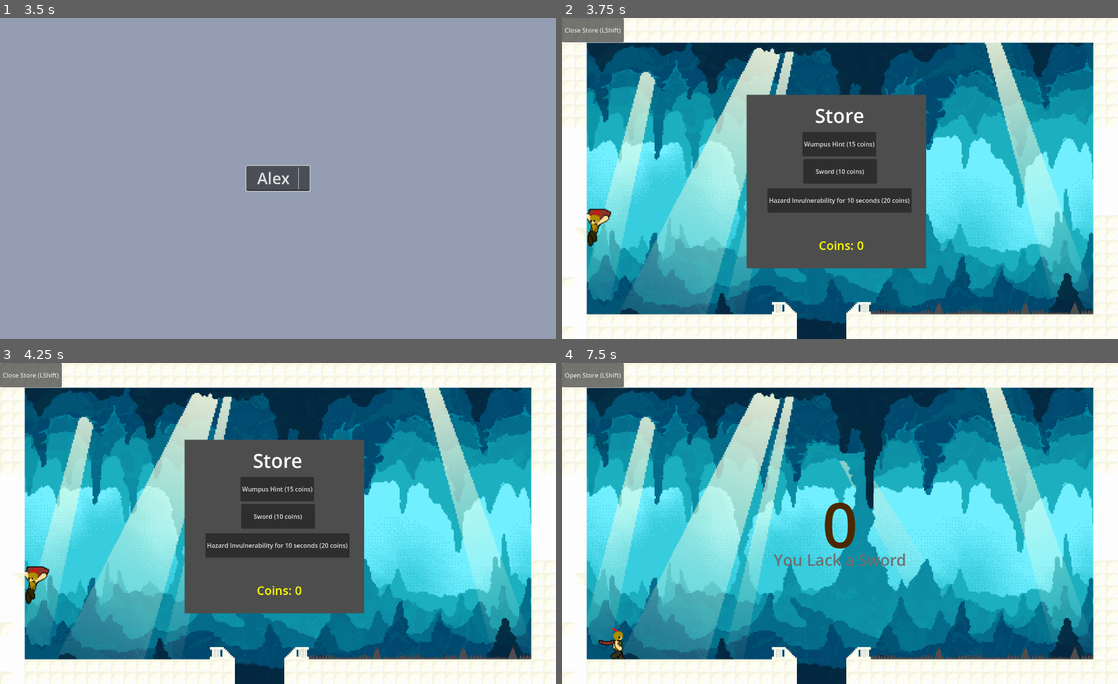
Above: before the commit, frames 1-4 (two rows, left to right).
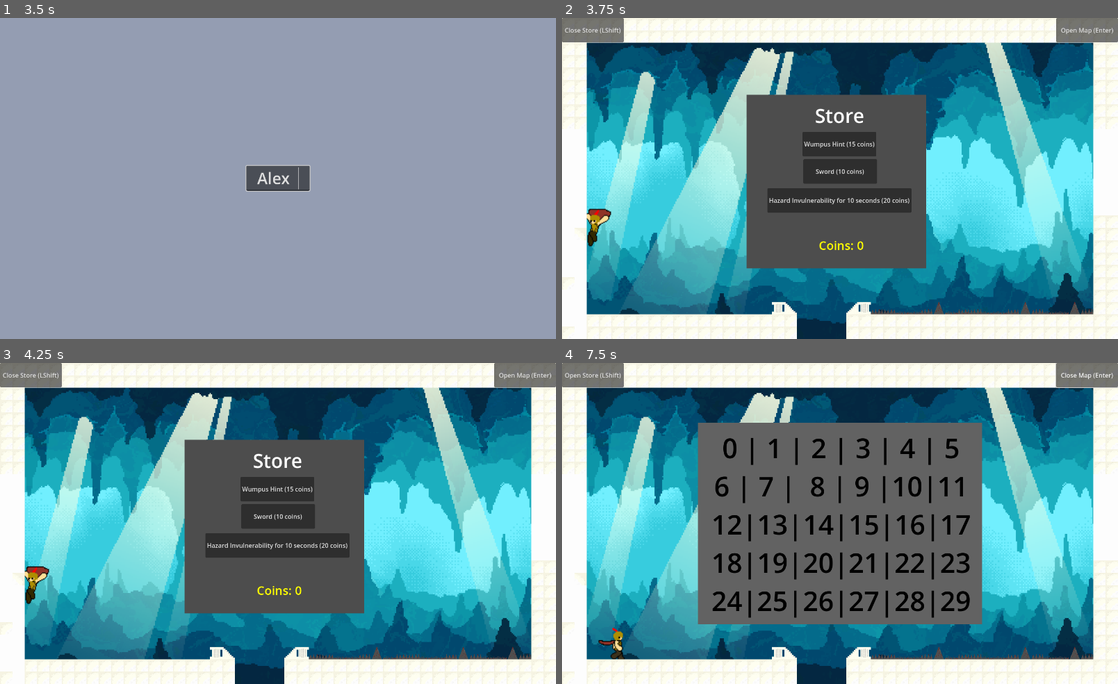
Above: after the commit, the same moments.

Repository: GCpeeper/HuntTheWampus
Game: Godot game, scene res://Scenes/intro.tscn
Same seed, same stepped clock (60 frames per second), same inputs: the game is played once before the commit and once after it.
Inputs (mouse positions are in pixels of both pictures, inside the frame that each line leads up to):
- Up to frame 1 (3.5 s): tap Enter (open map, bound only after the commit) at 0.5 s; hold Right (right) 0.53-1.25 s; tap Shift (open store) at 0.6, 2.85 s; tap Space (jump) at 0.77, 2.75, 3.02 s; click "New Game" at 1.25 s; click (278, 178) at 2.02 s; type "Alex" at 2.1 s; hold Right (right) from 2.78 s (still down)
- Up to frame 2 (3.75 s): tap Enter (open map, bound only after the commit) at 3.5 s; release Right (right) at 3.53 s; hold Left (left) from 3.53 s (still down); tap Shift (open store) at 3.6 s
- Up to frame 3 (4.25 s): keep holding Left (left)
- Up to frame 4 (7.5 s): release Left (left) at 4.25 s; click (1084, 375) at 4.25 s, where only the run after the commit has a clickable "Open Map (Enter)"; click "Wumpus Hint (15 coins)" at 5 s; click "Sword (10 coins)" at 5.75 s; click "Hazard Invulnerability for 10…" at 6.5 s; hold Right (right) from 7.28 s (still down); tap Shift (open store) at 7.35 s

Frame 1 is identical in both runs. In frame 2, 0.8% of the frame differs, in the area x 88-100%, y 0-8%; in frame 3, 0.8%; in frame 4, 33%, in the area x 24-100%, y 0-82%.

Commit message:
added a scuffed map that kinda helps ig

Diff:
--- a/wampus-game/Scenes/map.tscn
+++ b/wampus-game/Scenes/map.tscn
@@ -37,6 +37,10 @@
 font_size = 71
 font_color = Color(1, 0, 0, 1)
 
+[sub_resource type="LabelSettings" id="LabelSettings_j4oe2"]
+font_size = 70
+font_color = Color(0, 0, 0, 1)
+
 [node name="Map" type="Node2D"]
 script = ExtResource("1_p3ir5")
 
@@ -235,12 +239,68 @@
 label_settings = SubResource("LabelSettings_k63oc")
 horizontal_alignment = 1
 
+[node name="Map ui" type="CanvasLayer" parent="."]
+visible = false
+
+[node name="Control" type="Control" parent="Map ui"]
+layout_mode = 3
+anchors_preset = 15
+anchor_right = 1.0
+anchor_bottom = 1.0
+grow_horizontal = 2
+grow_vertical = 2
+
+[node name="ColorRect" type="ColorRect" parent="Map ui/Control"]
+layout_mode = 1
+anchors_preset = 8
+anchor_left = 0.5
+anchor_top = 0.5
+anchor_right = 0.5
+anchor_bottom = 0.5
+offset_left = -368.0
+offset_top = -261.25
+offset_right = 368.0
+offset_bottom = 261.25
+grow_horizontal = 2
+grow_vertical = 2
+color = Color(0.3860342, 0.38603422, 0.3860342, 1)
+
+[node name="Label" type="Label" parent="Map ui/Control"]
+layout_mode = 1
+anchors_preset = 8
+anchor_left = 0.5
+anchor_top = 0.5
+anchor_right = 0.5
+anchor_bottom = 0.5
+offset_left = -240.0
+offset_top = -236.0
+offset_right = 246.0
+offset_bottom = 239.0
+grow_horizontal = 2
+grow_vertical = 2
+text = "0 | 1 | 2 | 3 | 4 | 5
+6 | 7 |  8 | 9 |10|11
+12|13|14|15|16|17
+18|19|20|21|22|23
+24|25|26|27|28|29"
+label_settings = SubResource("LabelSettings_j4oe2")
+horizontal_alignment = 1
+
 [node name="CanvasLayer3" type="CanvasLayer" parent="."]
 
 [node name="Store" type="Button" parent="CanvasLayer3"]
 offset_right = 160.0
 offset_bottom = 63.0
 text = "Open Store (LShift)"
+
+[node name="Map" type="Button" parent="CanvasLayer3"]
+anchors_preset = 1
+anchor_left = 1.0
+anchor_right = 1.0
+offset_left = -160.0
+offset_bottom = 63.0
+grow_horizontal = 0
+text = "Open Map (Enter)"
 
 [connection signal="exit_room" from="Character" to="." method="_on_character_exit_room"]
 [connection signal="timeout" from="Hazard Timer" to="." method="_on_hazard_timer_timeout"]
@@ -248,3 +308,4 @@
 [connection signal="pressed" from="Store ui/Control/Sword" to="." method="_on_sword_pressed"]
 [connection signal="pressed" from="Store ui/Control/Invulner" to="." method="_on_invulner_pressed"]
 [connection signal="pressed" from="CanvasLayer3/Store" to="." method="_on_store_pressed"]
+[connection signal="pressed" from="CanvasLayer3/Map" to="." method="_on_map_pressed"]
--- a/wampus-game/Scripts/map.gd
+++ b/wampus-game/Scripts/map.gd
@@ -638,6 +638,8 @@
 func _process(delta: float) -> void:
 	if Input.is_action_just_pressed("open store"):
 		_on_store_pressed()
+	if Input.is_action_just_pressed("open map"):
+		_on_map_pressed()
 
 # opening through button
 func _on_store_pressed() -> void:
@@ -670,3 +672,12 @@
 		$Character.coins -= 10
 		$"CanvasLayer/Labels for Directions/Sword".text = "You Have a Sword!"
 		$Character.has_sword = true
+
+
+func _on_map_pressed() -> void:
+	if $"Map ui".visible:
+		$"Map ui".visible = false
+		$CanvasLayer3/Map.text = "Open Map (Enter)"
+	else:
+		$"Map ui".visible = true
+		$CanvasLayer3/Map.text = "Close Map (Enter)"
--- a/wampus-game/project.godot
+++ b/wampus-game/project.godot
@@ -51,3 +51,8 @@
 , Object(InputEventKey,"resource_local_to_scene":false,"resource_name":"","device":-1,"window_id":0,"alt_pressed":false …(186 unchanged characters)…
 ]
 }
+"open map"={
+"deadzone": 0.2,
+"events": [Object(InputEventKey,"resource_local_to_scene":false,"resource_name":"","device":-1,"window_id":0,"alt_pressed":false,"shift_pressed":false,"ctrl_pressed":false,"meta_pressed":false,"pressed":false,"keycode":0,"physical_keycode":4194309,"key_label":0,"unicode":0,"location":0,"echo":false,"script":null)
+]
+}
Not shown: 1 places in wampus-game/Scenes/map.tscn that only renumber resources
